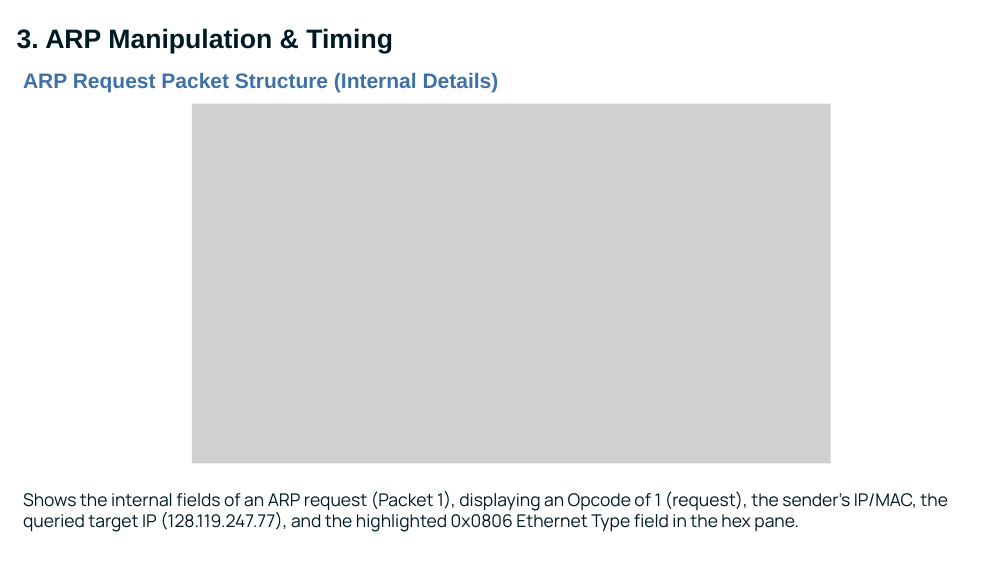
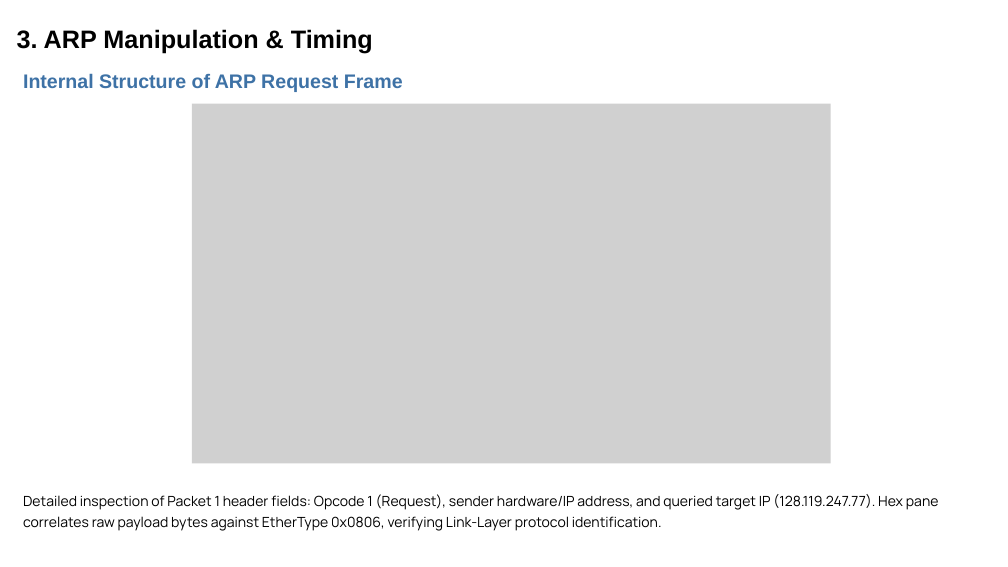
Before and after one commit to MDTHA-X/CN_presentation, a slide deck: slide 5 of CN.pptx. Drawn at 1008x567 pixels with LibreOffice and Linux fonts; fonts in the diff are those of the drawing; grey boxes stand for pictures; background and template pictures are left out. Boxes give left, top, right and bottom in pixels: in the first picture for what was removed or moved away, otherwise in the second. Text is boxed around its words. In the diff, an @@ line names an element or a change of style, - is before the commit and + after.

Commit message:
Update presentation writing style, presenter details to Md. Tanjim Hossen Ahad (Roll 340), and elevate technical descriptions

```diff
--- a/CN.pptx
+++ b/CN.pptx
@@ text "3. ARP Manipulation & Timing" at (17, 29, 373, 54): size 38 to 36 pt, text colour gradient #001924 to #050417 to #000000 @@
@@ text at (23, 73, 403, 92): text changed; size 30 to 28 pt @@
-ARP Request Packet Structure (Internal Details)
+Internal Structure of ARP Request Frame
@@ text at (23, 494, 939, 531): text changed; size 25 to 20 pt; text colour gradient #001924 to #050417 to #000000 @@
-Shows the internal fields of an ARP request (Packet 1), displaying an Opcode of 1 (request), the sender's IP/MAC, the queried target IP (128.119.247.77), and the highlighted 0x0806 Ethernet Type field in the hex pane.
+Detailed inspection of Packet 1 header fields: Opcode 1 (Request), sender hardware/IP address, and queried target IP (128.119.247.77). Hex pane correlates raw payload bytes against EtherType 0x0806, verifying Link-Layer protocol identification.
```
Also in this commit, not shown: 31 other slides changed, 1 other file.
